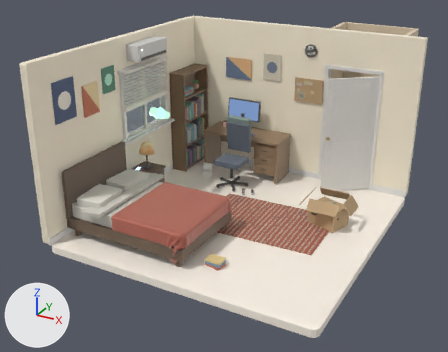
Before and after pictures for a commit that changed the Blender file cocoeco/blender/cocoeco-scenes.blend.
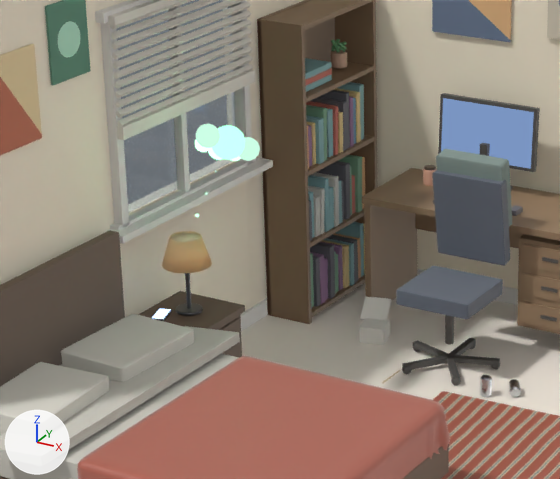
Old and new are each drawn whole from a 50 mm lens placed at (6.11, -5.76, 4.62), pointed at (1.5, 2.63, 0.42) and again close up on the part from 19% to 60% of the width and 19% to 63% of the height. Lighting does not change. The marker at lower left points along +X, +Y and +Z. The last two pictures show the newer version.

Names of what the first close-up shows: 'blanket', 'blanket_fold', 'chair_back', 'coco_C', 'coco_O0', 'coco_O1', 'floor.001', 'headboard', 'pillow0', 'rug.001', 'shelf_l', 'wB_left', 'wL_below', 'wL_front', 'win_glass' and 125 more.
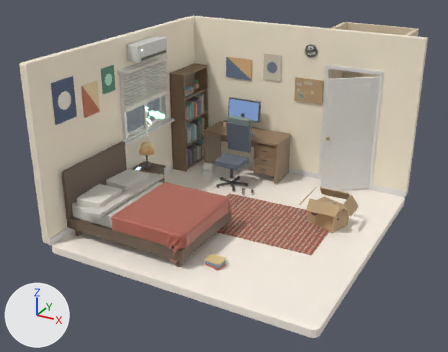
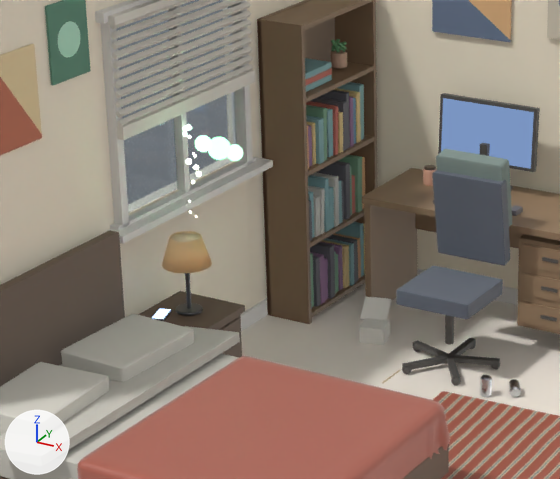
Not visible in the close-ups: 'mote1', 'mote2', 'mote7', 'mote9'.

What differs and where, as boxes [x1, y1, x2, y2] in the close-ups (560 x 479 px):
'coco_C', deleted (green)
    before: [212, 125, 245, 160]
'coco_O0', deleted (green)
    before: [196, 124, 220, 148]
'coco_O1', deleted
    before: [239, 137, 260, 161]
'mote6', added
    after: [186, 158, 192, 165]
'mote4', added
    after: [196, 171, 201, 177]
'mote5', added
    after: [193, 165, 199, 170]
'mote12', added
    after: [186, 124, 192, 130]

Edits to the bpy script that builds the scene:
```text
Remove ob_coco_c:
    ob_coco_c = bpy.data.objects.new('coco_C', me_sphere_011)
Remove ob_coco_o0:
    ob_coco_o0 = bpy.data.objects.new('coco_O0', me_sphere_012)
Remove ob_coco_o1:
    ob_coco_o1 = bpy.data.objects.new('coco_O1', me_sphere_013)
Add ob_mote12:
    ob_mote12 = bpy.data.objects.new('mote12', me_sphere_042)  # a UV sphere (12 segments, 6 rings, poles along z) spanning x -0.0126..0.0126, y -0.0126..0.0126, z -0.0126..0.0126; in mat_mote_g12 (green #ccf6e0)
    ob_mote12.location = (0.077, 2.506, 1.427)
    ob_mote12.scale = (1.35, 1.35, 1.35)
Add ob_mote11:
    ob_mote11 = bpy.data.objects.new('mote11', me_sphere_041)  # a UV sphere (12 segments, 6 rings, poles along z) spanning x -0.012..0.012, y -0.012..0.012, z -0.012..0.012; in mat_mote_g11 (pale green #d0f5df)
    ob_mote11.location = (0.093, 2.454, 1.436)
    ob_mote11.scale = (1.35, 1.35, 1.35)
Add ob_mote10:
    ob_mote10 = bpy.data.objects.new('mote10', me_sphere_040)  # a UV sphere (12 segments, 6 rings, poles along z) spanning x -0.0097..0.0097, y -0.0097..0.0097, z -0.0097..0.0097; in mat_mote_g10 (pale green #d4f5de)
    ob_mote10.location = (0.148, 2.373, 1.436)
    ob_mote10.scale = (1.35, 1.35, 1.35)
Add ob_mote9:
    ob_mote9 = bpy.data.objects.new('mote9', me_sphere_039)  # a UV sphere (12 segments, 6 rings, poles along z) spanning x -0.0078..0.0078, y -0.0078..0.0078, z -0.0078..0.0078; in mat_mote_g9 (pale green #d7f5dd)
    ob_mote9.location = (0.184, 2.361, 1.43)
    ob_mote9.scale = (1.35, 1.35, 1.35)
Add ob_mote7:
    ob_mote7 = bpy.data.objects.new('mote7', me_sphere_037)  # a UV sphere (12 segments, 6 rings, poles along z) spanning x -0.00665..0.00665, y -0.00665..0.00665, z -0.00665..0.00665; in mat_mote_g7 (pale green #def4da)
    ob_mote7.location = (0.258, 2.302, 1.35)
    ob_mote7.scale = (1.35, 1.35, 1.35)
Add ob_mote6:
    ob_mote6 = bpy.data.objects.new('mote6', me_sphere_036)  # a UV sphere (12 segments, 6 rings, poles along z) spanning x -0.0128..0.0128, y -0.0128..0.0128, z -0.0128..0.0128; in mat_mote_g6 (pale green #e1f4d9)
    ob_mote6.location = (0.273, 2.222, 1.345)
    ob_mote6.scale = (1.35, 1.35, 1.35)
Add ob_mote5:
    ob_mote5 = bpy.data.objects.new('mote5', me_sphere_035)  # a UV sphere (12 segments, 6 rings, poles along z) spanning x -0.0113..0.0113, y -0.0113..0.0113, z -0.0113..0.0113; in mat_mote_g5 (pale green #e5f3d7)
    ob_mote5.location = (0.295, 2.256, 1.306)
    ob_mote5.scale = (1.35, 1.35, 1.35)
Add ob_mote4:
    ob_mote4 = bpy.data.objects.new('mote4', me_sphere_034)  # a UV sphere (12 segments, 6 rings, poles along z) spanning x -0.0115..0.0115, y -0.0115..0.0115, z -0.0115..0.0115; in mat_mote_g4 (pale green #e8f3d6)
    ob_mote4.location = (0.339, 2.215, 1.288)
    ob_mote4.scale = (1.35, 1.35, 1.35)
Add ob_mote2:
    ob_mote2 = bpy.data.objects.new('mote2', me_sphere_032)  # a UV sphere (12 segments, 6 rings, poles along z) spanning x -0.00535..0.00535, y -0.00535..0.00535, z -0.00535..0.00535; in mat_mote_g2 (pale yellow #eff2d3)
    ob_mote2.location = (0.31, 2.159, 1.146)
    ob_mote2.scale = (1.35, 1.35, 1.35)
Add ob_mote1:
    ob_mote1 = bpy.data.objects.new('mote1', me_sphere_031)  # a UV sphere (12 segments, 6 rings, poles along z) spanning x -0.00618..0.00618, y -0.00618..0.00618, z -0.00618..0.00618; in mat_mote_g1 (pale yellow #f3f2d1)
    ob_mote1.location = (0.321, 2.148, 1.09)
    ob_mote1.scale = (1.35, 1.35, 1.35)
```
